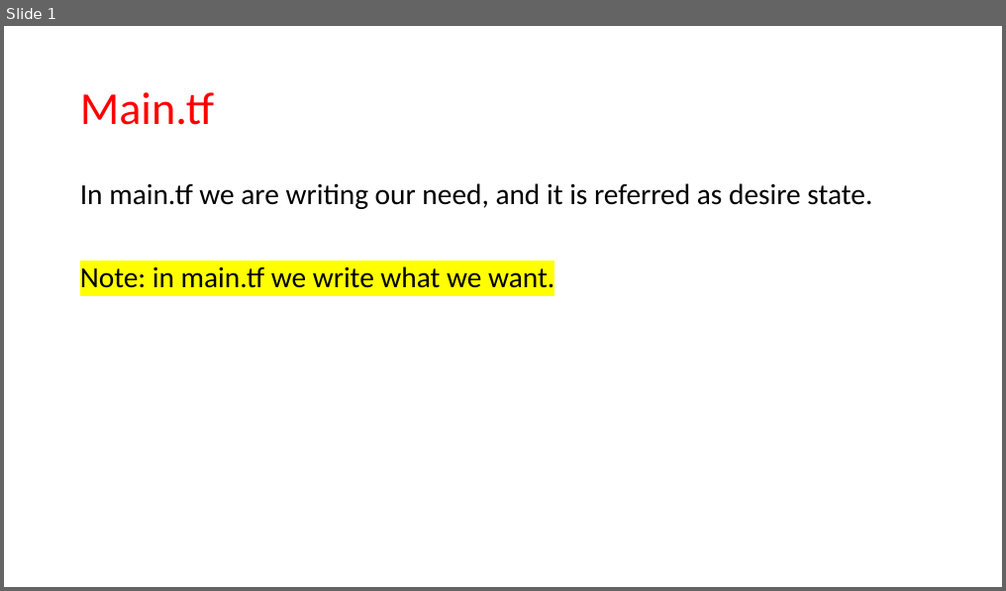
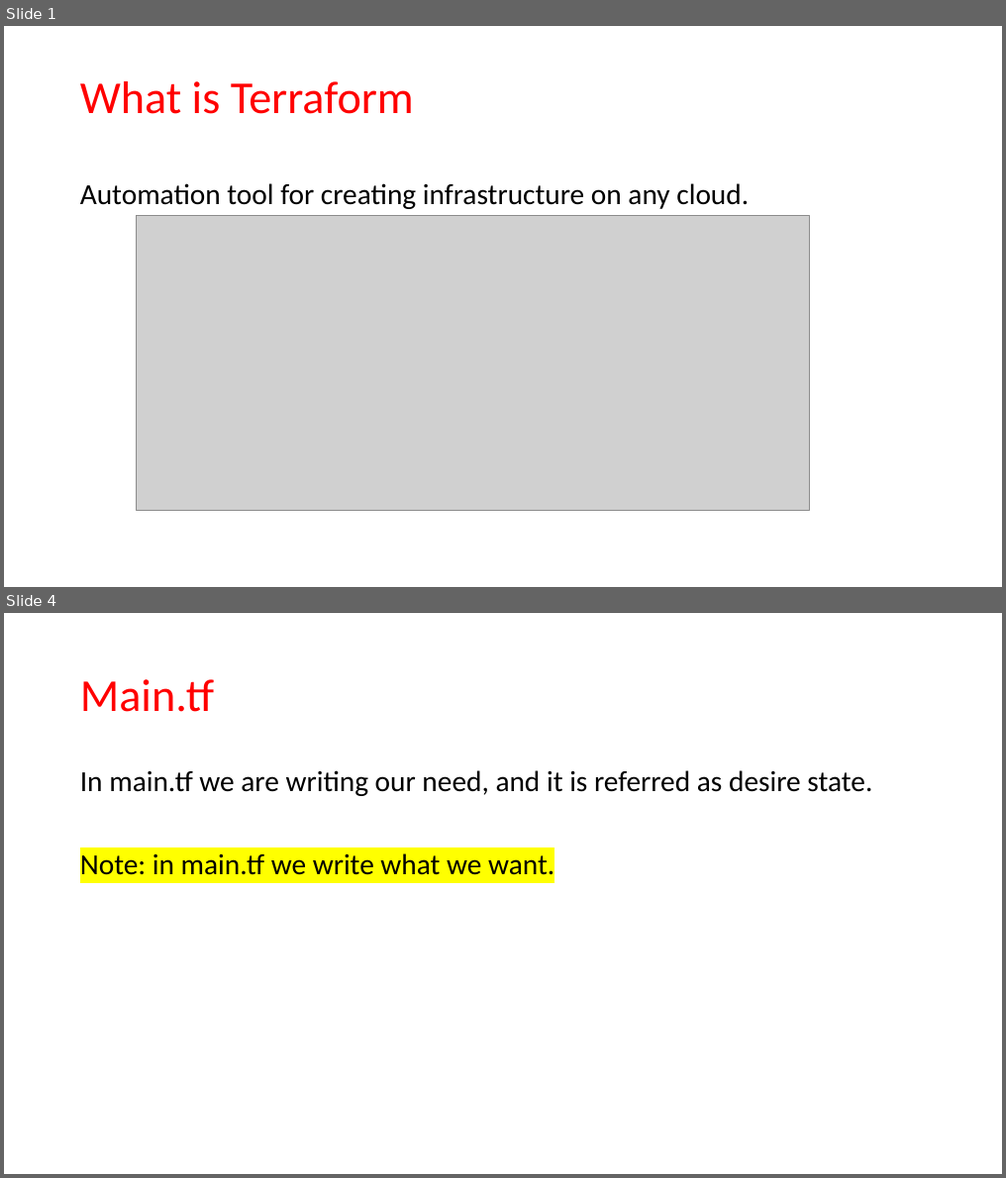
Before and after one commit to JanbaskDevops/Batch1, a slide deck: MyLearnings/Terraform Packer and Golden Image/PPT for Class/Class5- Terraform architecture.pptx. Shown one above the other, each under a label of ours: slide 1 before the commit, slides 1 and 4 after it; the slides between them are not shown. The pictures are 1006x591 and 1006x1178 pixels, drawn with LibreOffice and Linux fonts; fonts in the diff are those of the drawing; grey boxes stand for pictures. Boxes give left, top, right and bottom in pixels: in the first picture for what was removed or moved away, otherwise in the second. Text is boxed around its words. In the diff, an @@ line names an element or a change of style, - is before the commit and + after.

```diff
--- a/MyLearnings/Terraform Packer and Golden Image/PPT for Class/Class5- Terraform architecture.pptx
+++ b/MyLearnings/Terraform Packer and Golden Image/PPT for Class/Class5- Terraform architecture.pptx
@@ slide 1 added at [4, 26, 1002, 587], background #FFFFFF @@
@@ title added at [80, 81, 414, 114], 44 pt, text #FF0000 @@
+What is Terraform
@@ text added at [80, 183, 748, 209], 28 pt, text #000000 @@
+Automation tool for creating infrastructure on any cloud.
@@ picture added at [137, 215, 810, 510] @@
@@ what was slide 1 is now slide 4 @@
```
Also in this commit, not shown: 6 slides changed, 7 other slides added, 1 slide removed, 20 other files.
